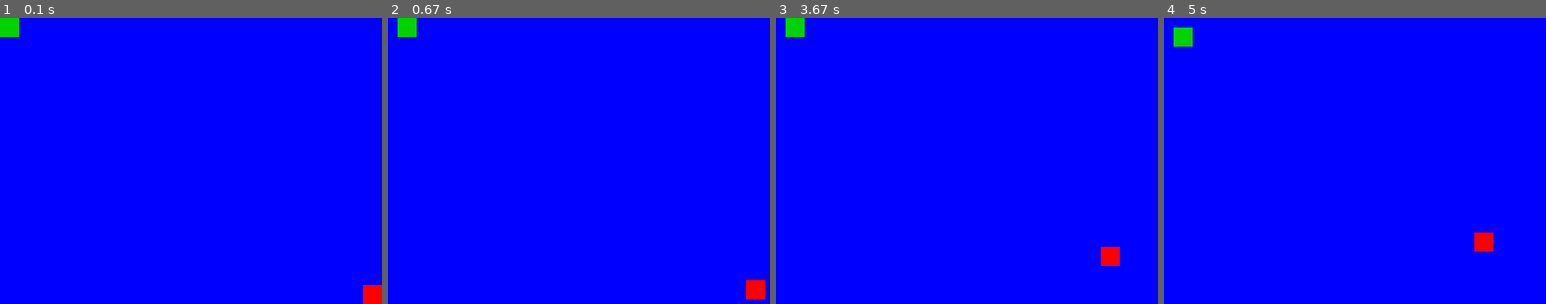
Above: before the commit, frames 1-4 (left to right).
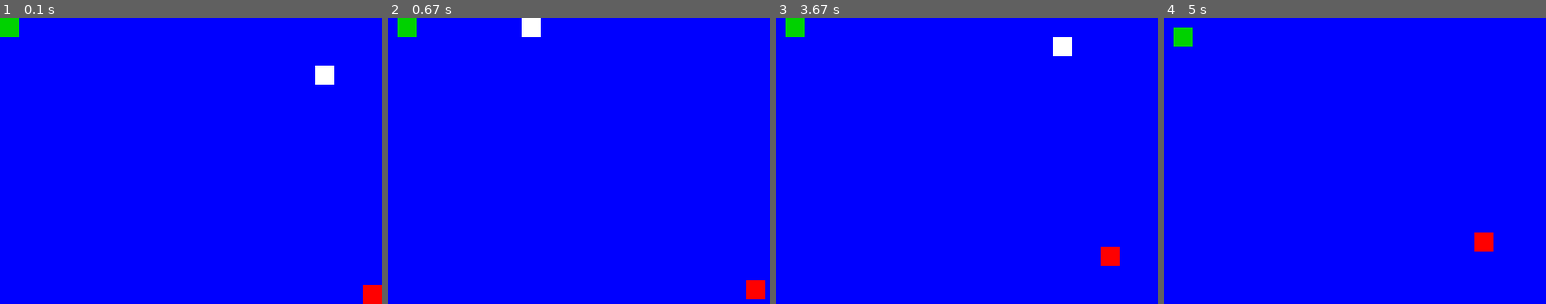
Above: after the commit, the same moments.

Repository: BnDLett/PyGame-backup
Game: pygame game, started from First.py
Same seed, same stepped clock (60 frames per second), same inputs: the game is played once before the commit and once after it.
Inputs:
- Up to frame 1 (0.1 s): no input
- Up to frame 2 (0.67 s): hold Right from 0.33 s (still down)
- Up to frame 3 (3.67 s): release Right at 0.8 s; hold Up 0.83-1.13 s; hold Right 1.17-1.63 s; hold Left 1.67-2.2 s; hold Down 2.23-2.53 s; hold Left 2.57-2.97 s; hold Up 3-3.37 s; hold Right from 3.4 s (still down)
- Up to frame 4 (5 s): release Right at 4.03 s; hold Down 4.07-4.43 s; hold Left 4.47-4.93 s; hold Right from 4.97 s (still down)

The runs differ from the first frame. In frame 1, 0.3% of the frame differs, in the area x 82-88%, y 16-24%; in frame 2, 0.3%; in frame 3, 0.3%; in frame 4, nothing differs.

Commit message:
Add files via upload

Diff:
--- a/First.py
+++ b/First.py
@@ -9,15 +9,15 @@
 y = 0
 x1 = 380
 y1 = 280
+d = 0
+x2 = 0
+y2 = 0
 def blocc():
     c = random.randint(0, 380)
     b = random.randint(0, 280)
-    print(c)
-    print(b)
     x2 = round(c, -1)
     y2 = round(b, -1)
-    print(x2)
-    print(y2)
+    block = pygame.draw.rect(a, (255, 255, 255), ((x2, y2), (20, 20)))
 blocc()
 killed = False
 while True:
@@ -60,14 +60,16 @@
                 if event.type == QUIT:
                     pygame.quit()
                     sys.exit()
-    try:
-        block = pygame.draw.rect(a, (255, 255, 255), ((x2, y2), (20, 20)))
-        pygame.draw.rect(a, (0, 210, 0), ((x, y), (20, 20))) #player
-        enemy = pygame.draw.rect(a, (255, 0, 0), ((x1, y1), (20, 20))) #enemy
-        pygame.display.update()
-        mainClock.tick(60)
-    except:
-        pygame.draw.rect(a, (0, 210, 0), ((x, y), (20, 20))) #player
-        enemy = pygame.draw.rect(a, (255, 0, 0), ((x1, y1), (20, 20))) #enemy
-        pygame.display.update()
-        mainClock.tick(60)
+        if d == 0:
+            blocc()
+            d += 1
+        if d == 1:
+                if x == x2:
+                    if y == y2:
+                        d = 0
+                        continue
+
+    pygame.draw.rect(a, (0, 210, 0), ((x, y), (20, 20))) #player
+    enemy = pygame.draw.rect(a, (255, 0, 0), ((x1, y1), (20, 20))) #enemy
+    pygame.display.update()
+    mainClock.tick(60)
